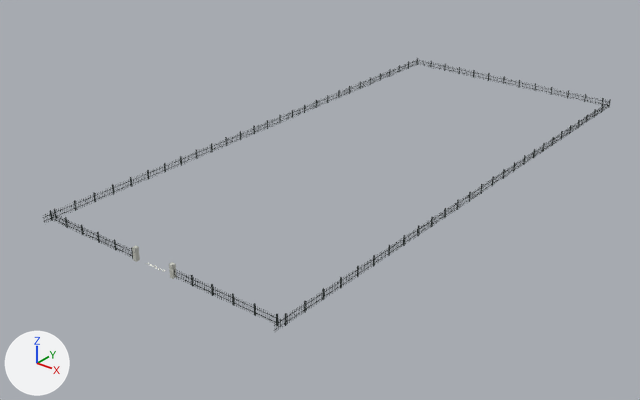
An edit to the glTF model public/assets/models/fence-and-gates.glb, drawn before and after from the same camera.
Both versions are drawn from a camera (50 mm lens) standing at (112.5, -116.8, 82.8) and looking at (-5.8, 31.0, -8.9). Every picture has the same lights, and +X, +Y and +Z are marked at lower left. The picture after the commit comes second. Where no turn or scale is listed for an object, it has been applied to the vertices.

Names of what the first picture shows: 'Fence picket.868' and 1 more.
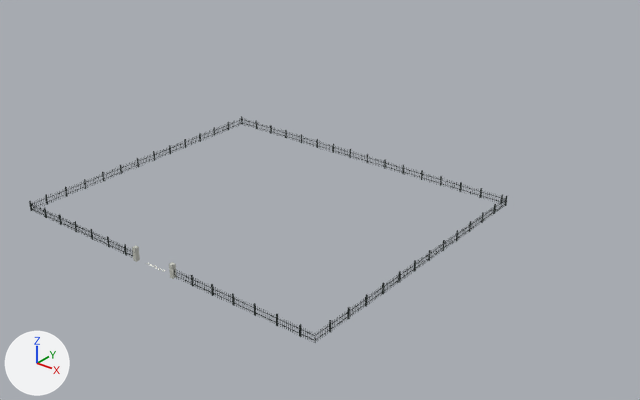
The newer file is also turned or shifted as a whole; pictures and numbers use the older file's frame.

Pixel boxes (x1, y1, x2, y2) of what changed, in the pictures (640 x 400 px):
'Fence picket.868', deleted: before (42, 58, 611, 330)
'Fence picket.603', added: after (29, 116, 507, 343)

What changed in the scene script:
```text
Add me_unit_cube_fence_graphite_001_1:
    me_unit_cube_fence_graphite_001_1.from_pydata(...)  # 5336 vertices, 8004 faces; spans x -21.7..54.5, y -64.1..0.1, z -1.0..1.3
    me_unit_cube_fence_graphite_001_1.materials.append(mat_fence_graphite)  # dark grey #404848
Remove ob_fence_picket_868:
    ob_fence_picket_868 = bpy.data.objects.new('Fence picket.868', me_unit_cube_fence_graphite_001)
    ob_fence_picket_868.location = (-31.0, 45.3, 1.0)
Add ob_fence_picket_603:
    ob_fence_picket_603 = bpy.data.objects.new('Fence picket.603', me_unit_cube_fence_graphite_001_1)
    ob_fence_picket_603.location = (-16.4, 39.0, 1.0)
```
